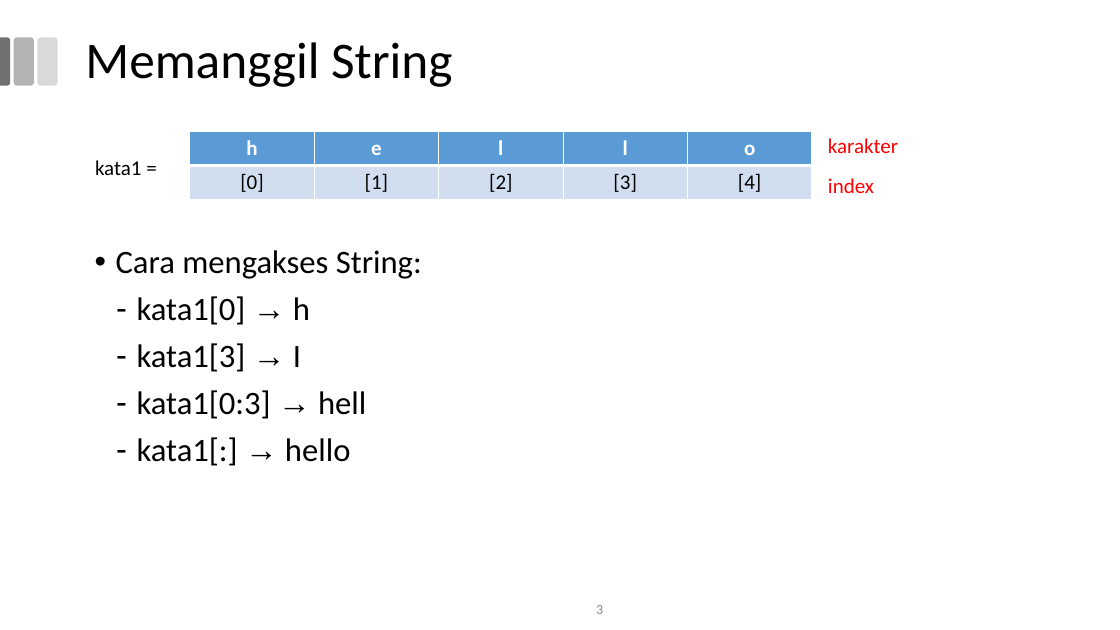
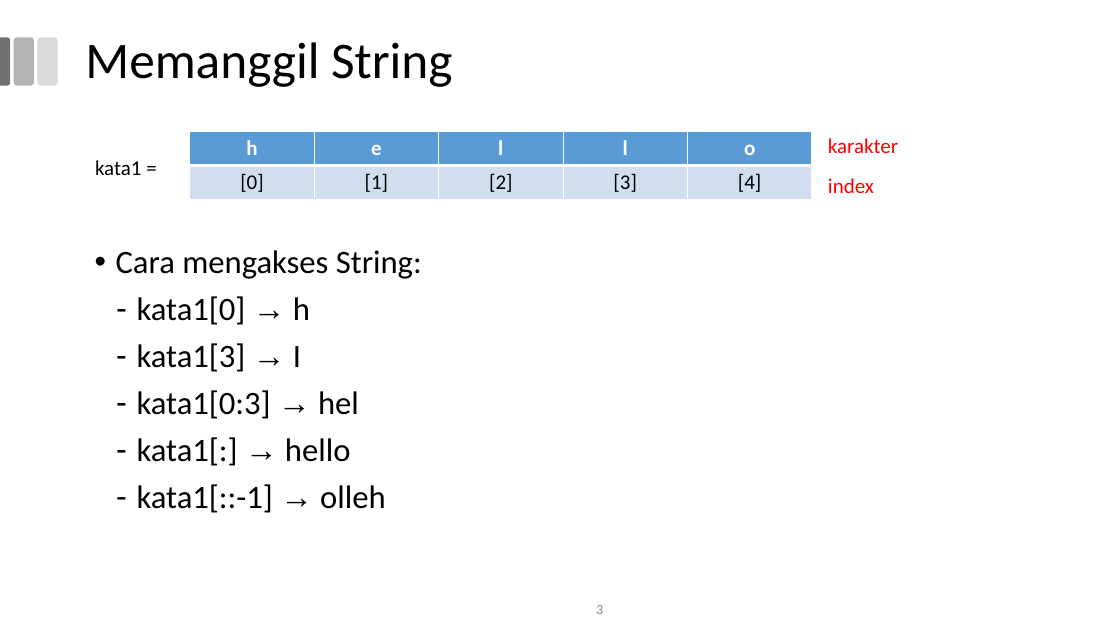
Before and after one commit to miftanurfarid/algoritme_pemrograman, a slide deck: slide 3 of slide/pertemuan_07/pertemuan_07.odp. Drawn at 1120x630 pixels with LibreOffice and Linux fonts; fonts in the diff are those of the drawing; background and template pictures are left out. Boxes give left, top, right and bottom in pixels: in the first picture for what was removed or moved away, otherwise in the second. Text is boxed around its words. In the diff, an @@ line names an element or a change of style, - is before the commit and + after.

```diff
--- a/slide/pertemuan_07/pertemuan_07.odp
+++ b/slide/pertemuan_07/pertemuan_07.odp
@@ text at (137,390,359,419): text changed @@
-– kata1[0:3] → hell
+– kata1[0:3] → hel
@@ text at (137,484,386,513): paragraph added @@
+– kata1[::-1] → olleh
```
Also in this commit, not shown: 5 other slides changed, 11 other files.
